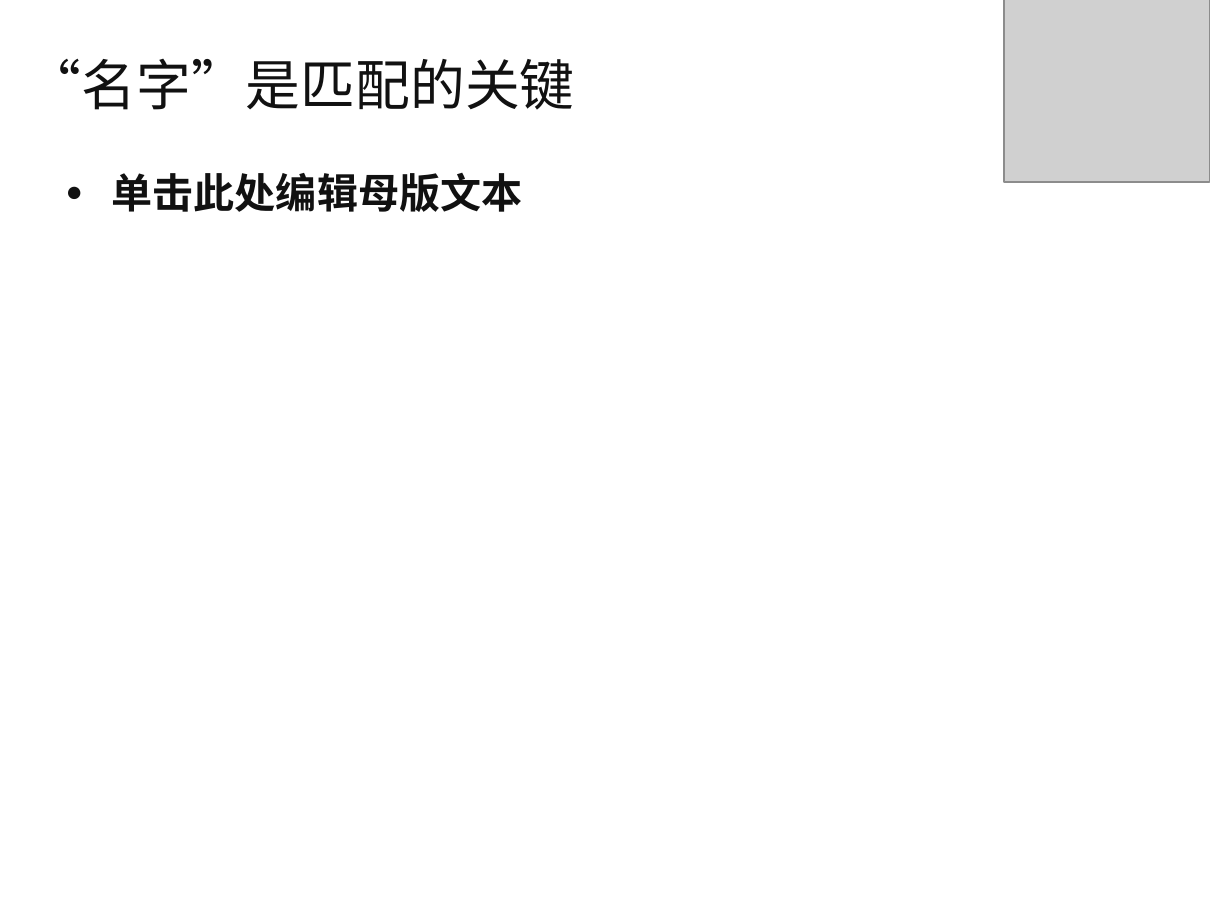
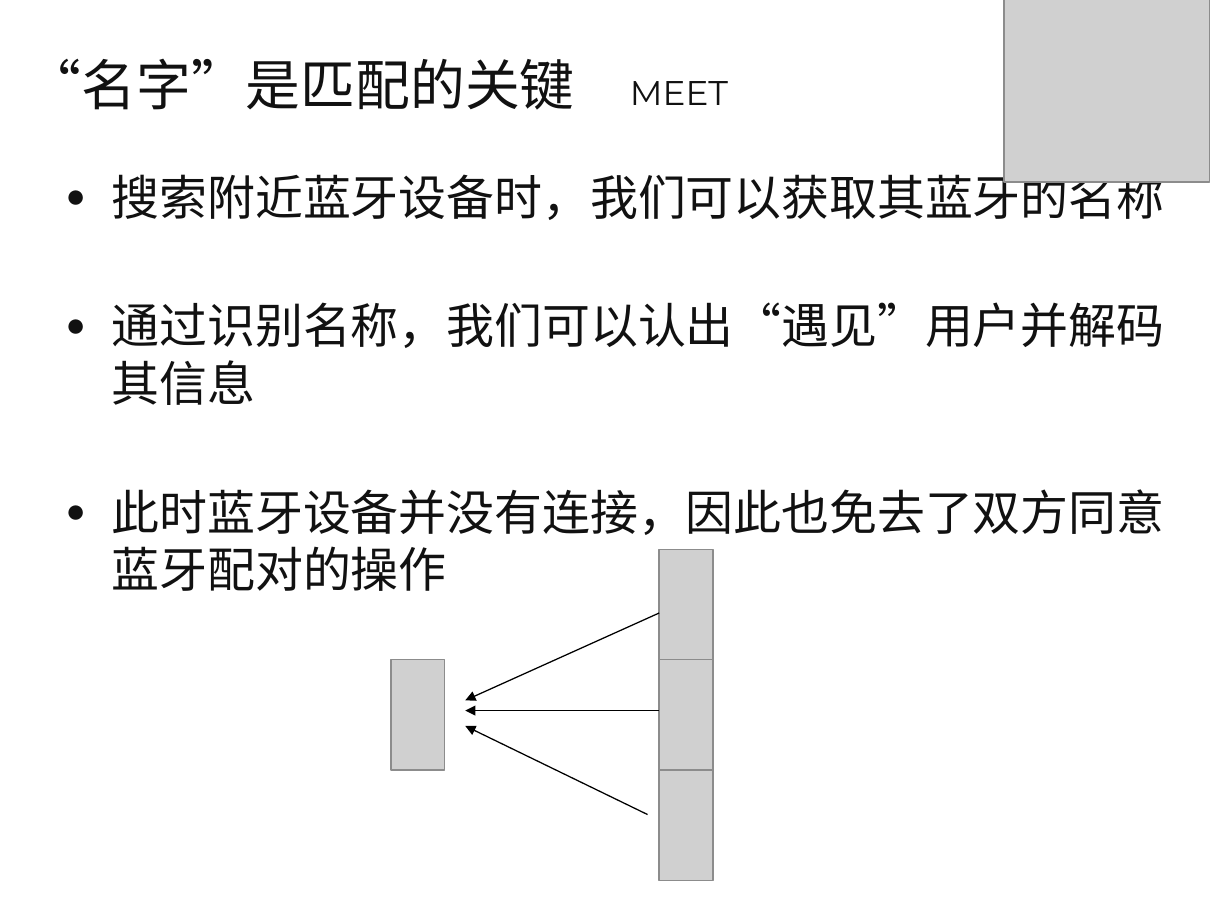
Before and after one commit to qwordy/Meet, a slide deck: slide 10 of doc/高级软件工程中期答辩-第六组.pptx. Drawn at 1232x924 pixels with LibreOffice and Linux fonts; fonts in the diff are those of the drawing; grey boxes stand for pictures; background and template pictures are left out. Boxes give left, top, right and bottom in pixels: in the first picture for what was removed or moved away, otherwise in the second. Text is boxed around its words. In the diff, an @@ line names an element or a change of style, - is before the commit and + after.

```diff
--- a/doc/高级软件工程中期答辩-第六组.pptx
+++ b/doc/高级软件工程中期答辩-第六组.pptx
@@ title at <box>27,59,728,110</box>: text changed @@
-“名字”是匹配的关键
+“名字”是匹配的关键 MEET
@@ text at <box>112,166,1165,591</box>: text changed; size 24 to 28 pt; bold off @@
-● 单击此处编辑母版文本
+● 搜索附近蓝牙设备时，我们可以获取其蓝牙的名称
+● 通过识别名称，我们可以认出“遇见”用户并解码其信息
+● 此时蓝牙设备并没有连接，因此也免去了双方同意蓝牙配对的操作
@@ picture added at <box>659,549,713,660</box> @@
@@ arrow added from (659, 614) to (466, 700), #000000 0.75 pt @@
@@ picture added at <box>391,659,445,770</box> @@
@@ picture added at <box>659,659,713,770</box> @@
@@ arrow added from (659, 711) to (466, 711), #000000 0.75 pt @@
@@ arrow added from (648, 814) to (466, 726), #000000 0.75 pt @@
@@ picture added at <box>659,770,713,881</box> @@
```
Also in this commit, not shown: 6 other slides changed.
